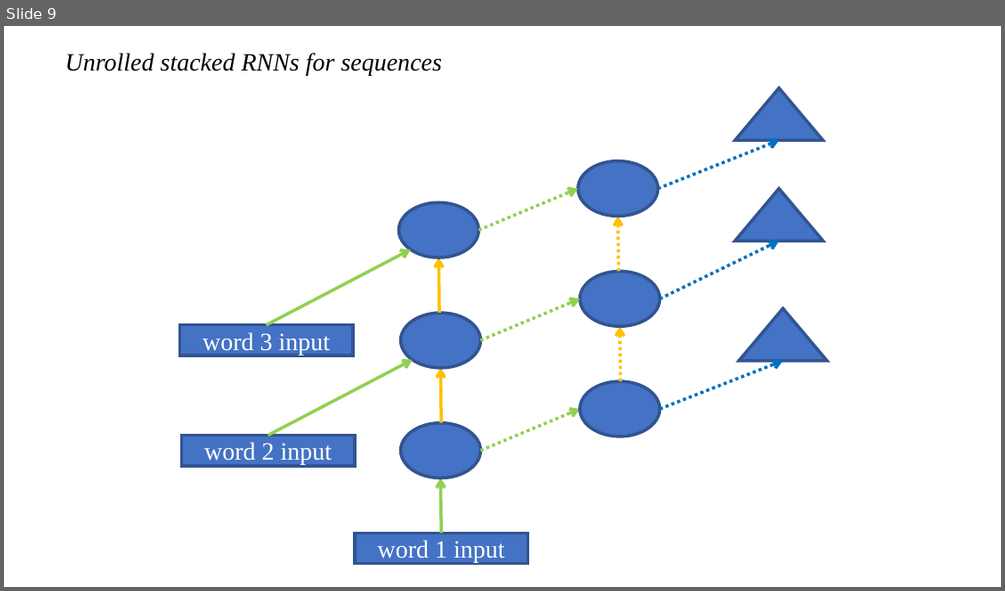
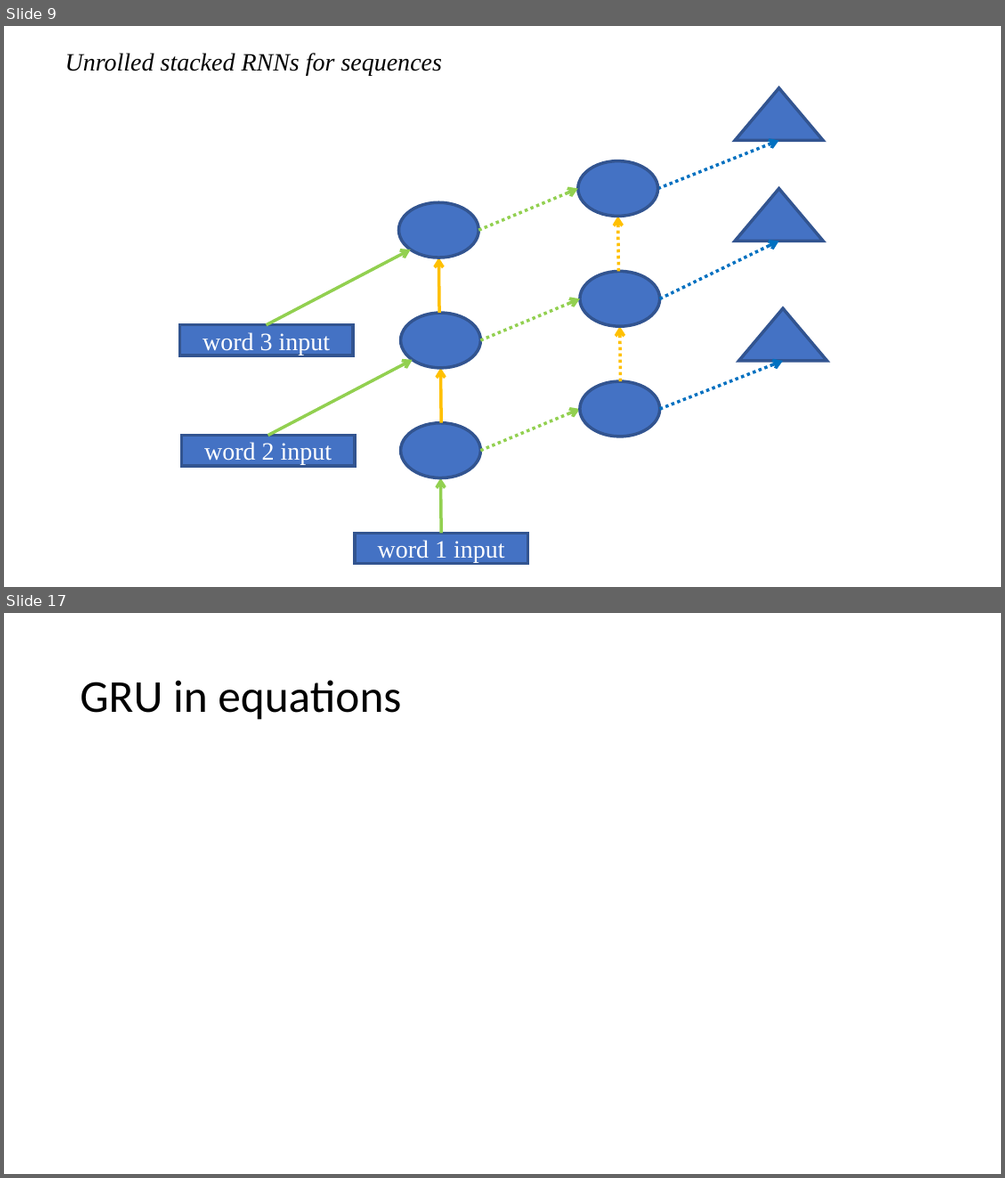
Before and after one commit to fastai/course-nlp, a slide deck: RNNs.pptx. Shown one above the other, each under a label of ours: slide 9 before the commit, slides 9 and 17 after it; the slides between them are not shown. The pictures are 1005x591 and 1005x1178 pixels, drawn with LibreOffice and Linux fonts; fonts in the diff are those of the drawing; grey boxes stand for pictures. Boxes give left, top, right and bottom in pixels: in the first picture for what was removed or moved away, otherwise in the second. Text is boxed around its words. In the diff, an @@ line names an element or a change of style, - is before the commit and + after.

```diff
--- a/RNNs.pptx
+++ b/RNNs.pptx
@@ slide 17 added at (x1=4, y1=613, x2=1001, y2=1174), background #FFFFFF @@
@@ title added at (x1=80, y1=680, x2=401, y2=720), 44 pt, text #000000 @@
+GRU in equations
```
Also in this commit, not shown: 7 other slides added, 3 other files.
